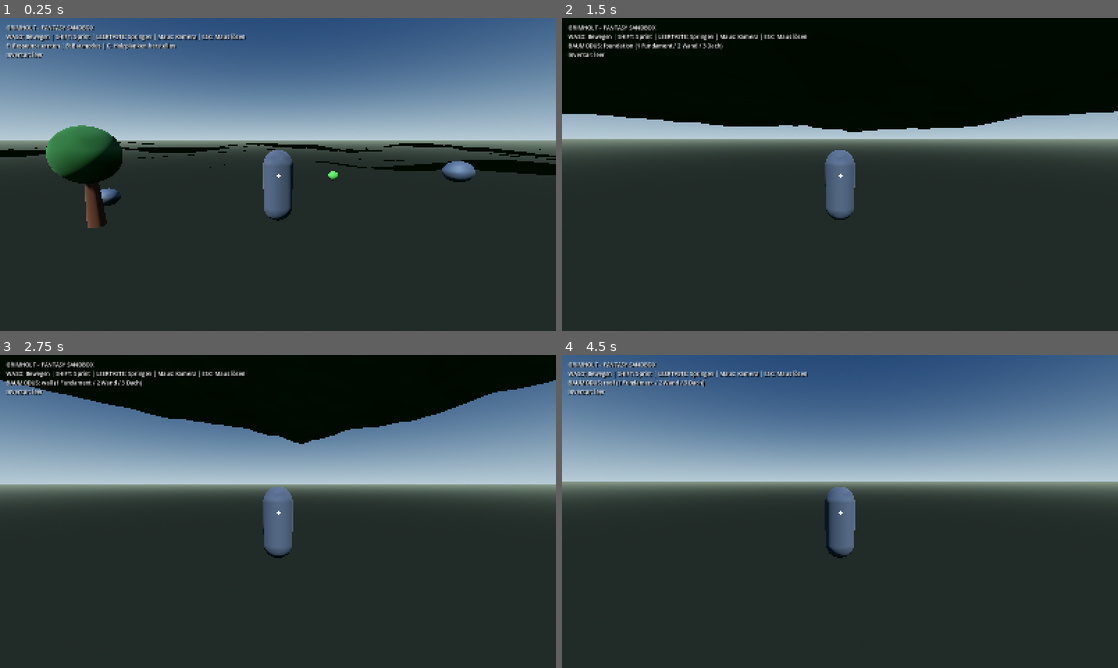
Above: before the commit, frames 1-4 (two rows, left to right).
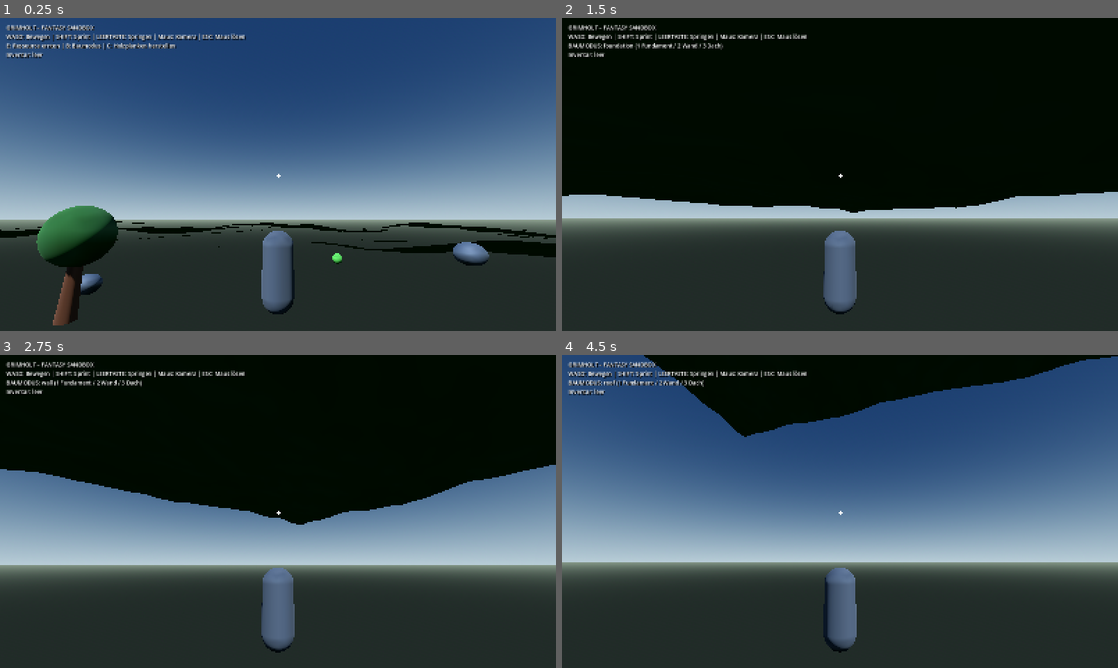
Above: after the commit, the same moments.

Repository: HazelTheSquirrel/Grimholt-Test
Game: Godot game, scene res://scenes/main.tscn
Two runs of this game, one before a commit and one after it. Both use one fixed random seed, a clock stepped at 60 frames per second and the inputs below.
Inputs (mouse positions are in pixels of both pictures, inside the frame that each line leads up to):
- Up to frame 1 (0.25 s): no input
- Up to frame 2 (1.5 s): tap Enter at 0.5 s; move the mouse to (867, 174) at 0.52 s; hold W (move_forward) from 0.53 s (still down); tap B at 0.6 s; click (867, 174) at 0.67 s; tap Space at 0.77 s; move the mouse to (812, 174) at 1.27 s; tap 1 at 1.35 s
- Up to frame 3 (2.75 s): keep holding W (move_forward); tap Space at 1.52 s; move the mouse to (289, 505) at 2.02 s; tap 2 at 2.1 s
- Up to frame 4 (4.5 s): keep holding W (move_forward); move the mouse to (834, 517) at 2.77 s; tap 3 at 2.85 s; click (834, 517) at 2.92 s; tap Space at 3.02, 3.77 s; move the mouse to (878, 514) at 3.52 s; tap C at 3.6 s; move the mouse to (795, 508) at 4.27 s; tap Shift at 4.35 s

The runs differ from the first frame. In frame 1, 68% of the frame differs, in the area x 0-100%, y 0-99%; in frame 2, 37%; in frame 3, 55%; in frame 4, 71%, in the area x 0-100%, y 0-96%.

Commit message:
Fix camera angle and enforce inventory capacity

Diff:
--- a/Grimholt/scripts/player_controller.gd
+++ b/Grimholt/scripts/player_controller.gd
@@ -62,7 +62,7 @@
     add_child(camera_pivot)
     camera = Camera3D.new()
     camera.position = Vector3(0.0, 0.45, 5.2)
-    camera.rotation.x = deg_to_rad(-9.0)
+    camera.rotation.x = deg_to_rad(12.0)
     camera.fov = 72.0
     camera.current = true
     camera_pivot.add_child(camera)
